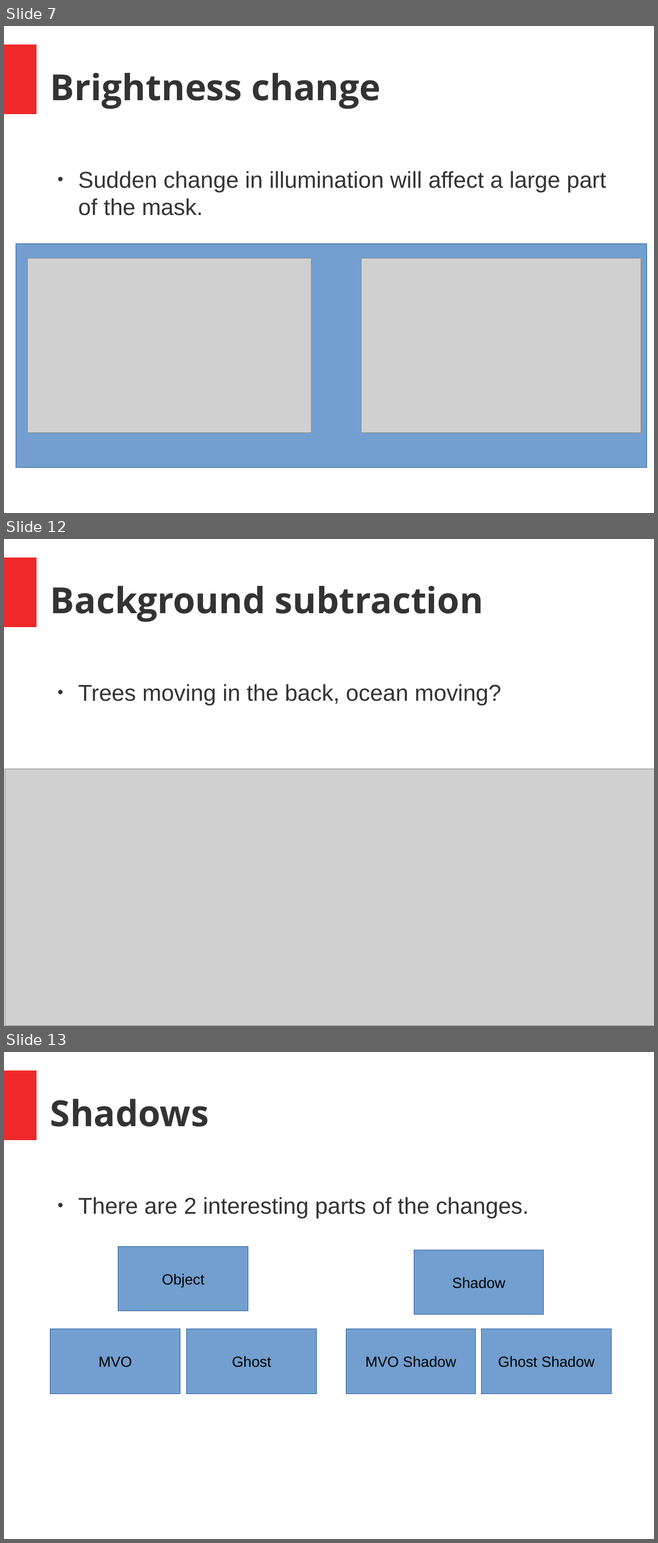
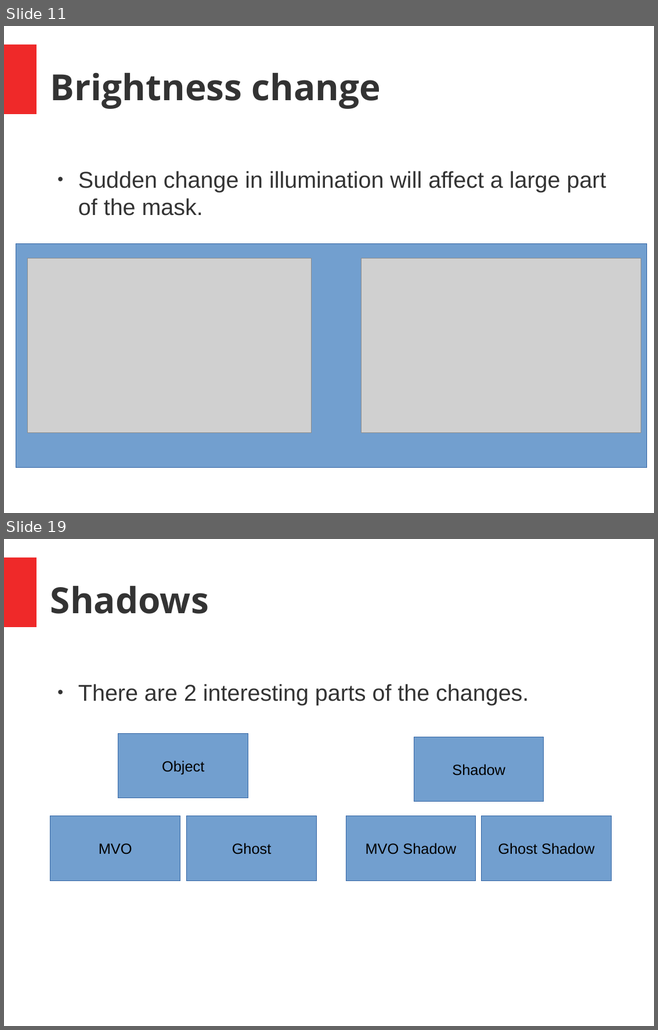
Before and after one commit to joseph-allen/MinsharaMask, a slide deck: SeminarJosephAllen.odp. Shown one above the other, each under a label of ours: slides 7, 12 and 13 before the commit, slides 11 and 19 after it; the slides between them are not shown. The pictures are 658x1543 and 658x1030 pixels, drawn with LibreOffice and Linux fonts; fonts in the diff are those of the drawing; grey boxes stand for pictures. Boxes give left, top, right and bottom in pixels: in the first picture for what was removed or moved away, otherwise in the second. Text is boxed around its words. In the diff, an @@ line names an element or a change of style, - is before the commit and + after.

```diff
--- a/SeminarJosephAllen.odp
+++ b/SeminarJosephAllen.odp
@@ slide 12 removed at <box>4,539,654,1026</box>, background #FFFFFF; not listed: 1 template element that a slide beside it also shows @@
@@ title removed at <box>50,586,483,622</box> @@
-Background subtraction
@@ text removed at <box>78,684,501,705</box> @@
-● Trees moving in the back, ocean moving?
@@ picture removed at <box>5,769,654,1026</box> @@
@@ what was slide 7 is now slide 11 @@
@@ what was slide 13 is now slide 19 @@
```
Also in this commit, not shown: 8 slides changed, 14 slides added, 5 other slides removed.
